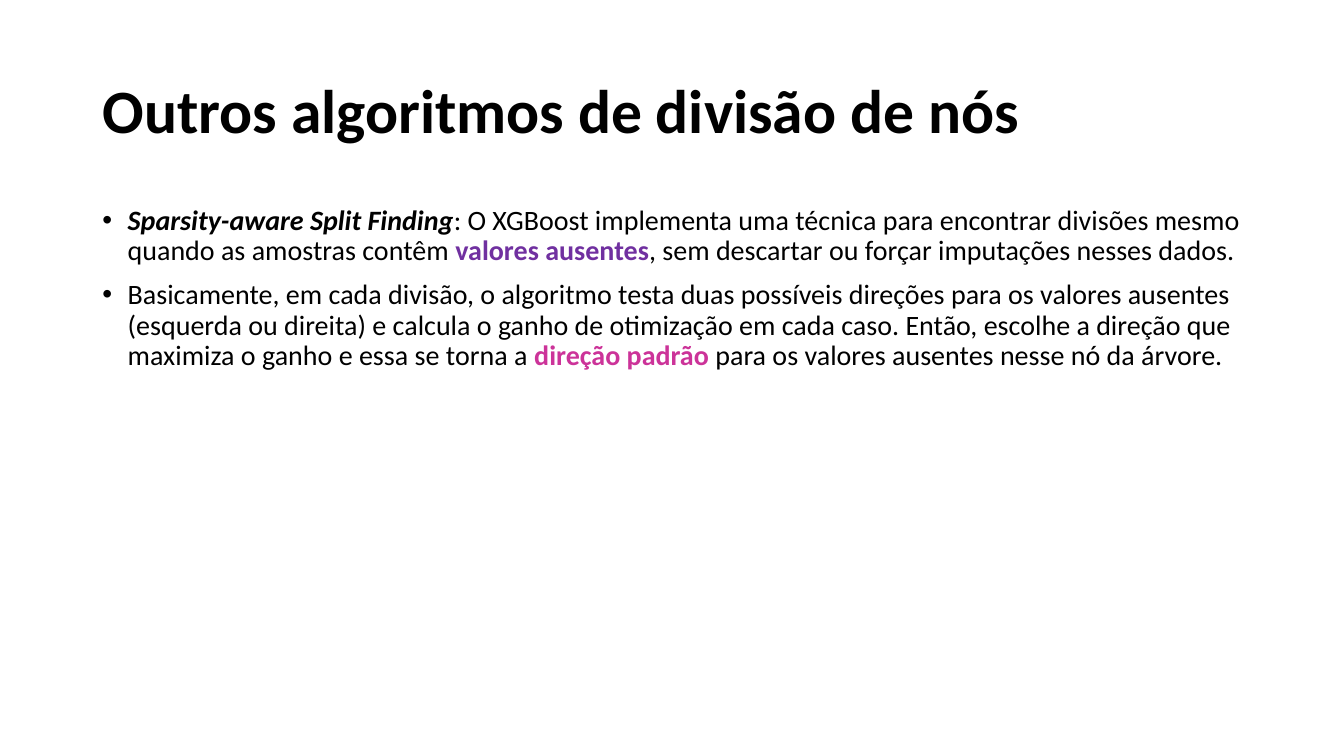
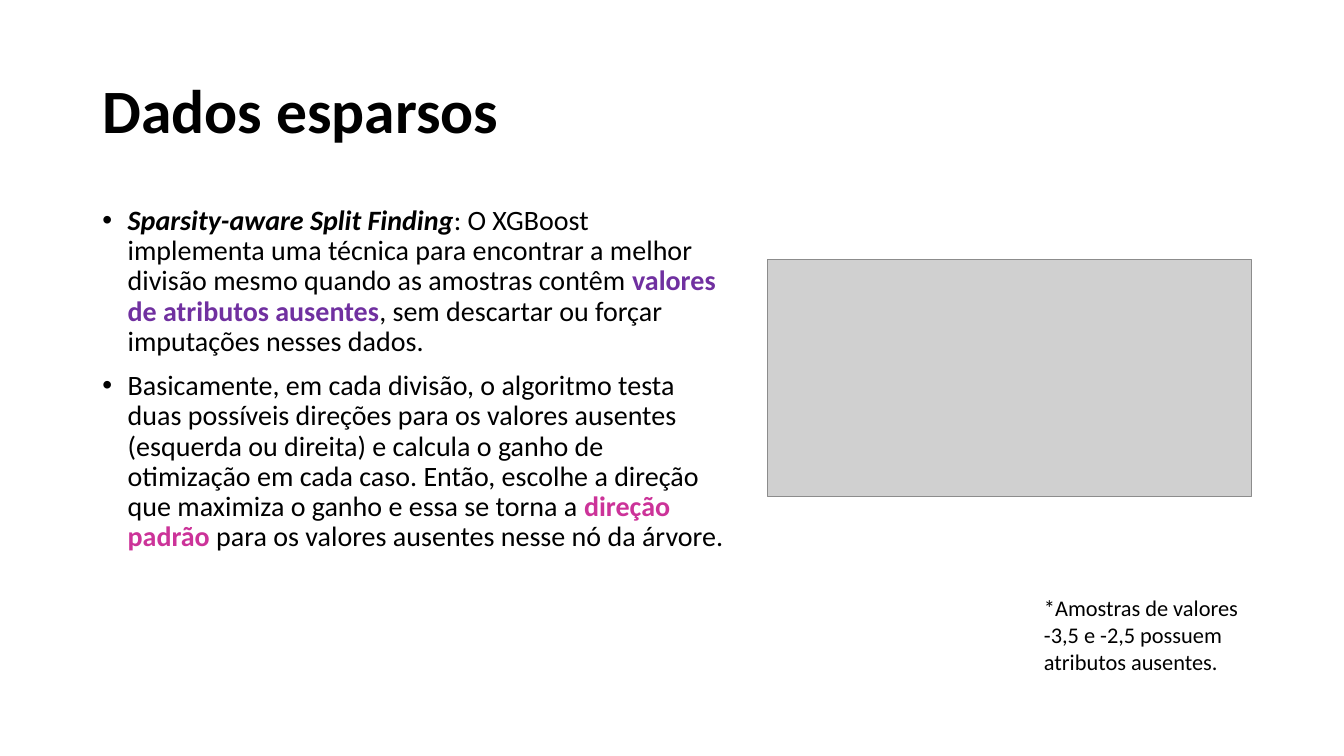
Before and after one commit to alessandradomi/TP558, a slide deck: slide 36 of seminario_XGBoost/TP558_Seminario_XGBoost_Alessandra.pptx (slide 31 before the commit). Drawn at 1344x756 pixels with LibreOffice and Linux fonts; fonts in the diff are those of the drawing; grey boxes stand for pictures. Boxes give left, top, right and bottom in pixels: in the first picture for what was removed or moved away, otherwise in the second. Text is boxed around its words. In the diff, an @@ line names an element or a change of style, - is before the commit and + after.

```diff
--- a/seminario_XGBoost/TP558_Seminario_XGBoost_Alessandra.pptx
+++ b/seminario_XGBoost/TP558_Seminario_XGBoost_Alessandra.pptx
@@ title at (x1=102, y1=89, x2=498, y2=143): text changed @@
-Outros algoritmos de divisão de nós
+Dados esparsos
@@ text at (x1=128, y1=210, x2=716, y2=356): text changed @@
-• Sparsity-aware Split Finding: O XGBoost implementa uma técnica para encontrar divisões mesmo quando as amostras contêm valores ausentes, sem descartar ou forçar imputações nesses dados.
+• Sparsity-aware Split Finding: O XGBoost implementa uma técnica para encontrar a melhor divisão mesmo quando as amostras contêm valores de atributos ausentes, sem descartar ou forçar imputações nesses dados.
@@ picture added at (x1=768, y1=260, x2=1252, y2=497) @@
@@ text added at (x1=1044, y1=600, x2=1238, y2=670), 16 pt, text #000000 @@
+*Amostras de valores -3,5 e -2,5 possuem atributos ausentes.
```
Also in this commit, not shown: 8 other slides changed, 5 slides added, 1 other file.
